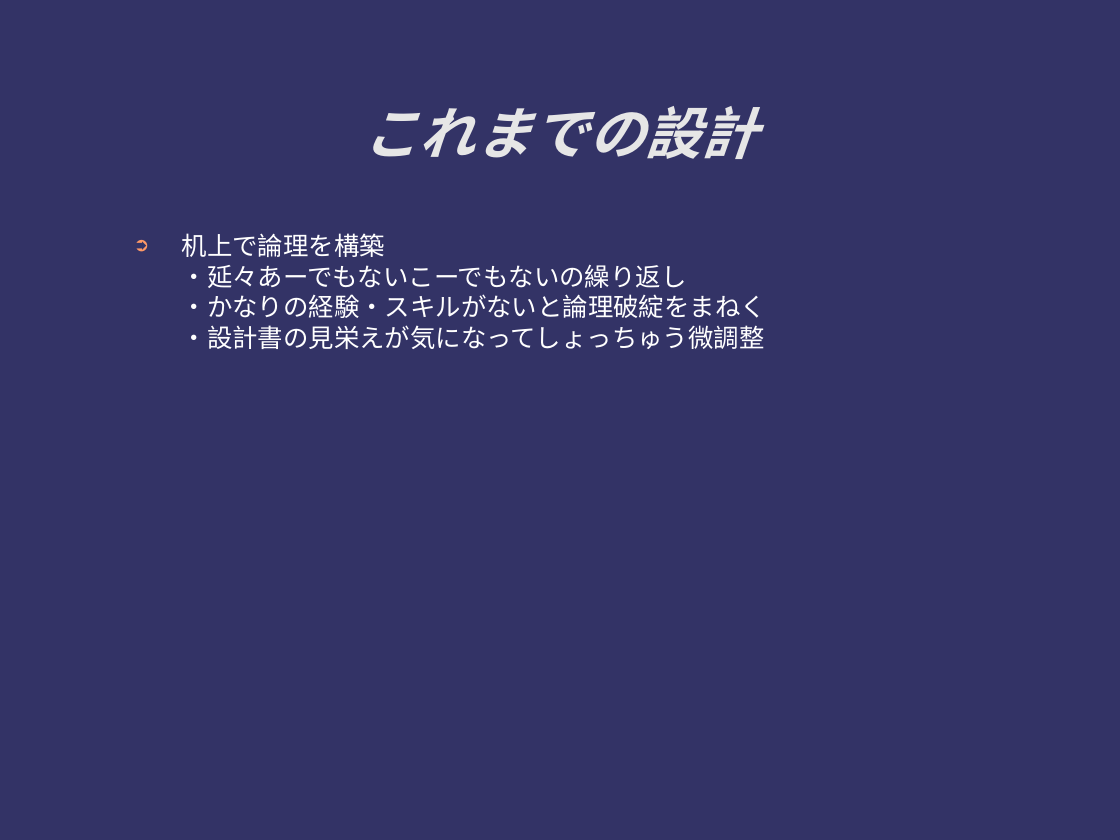
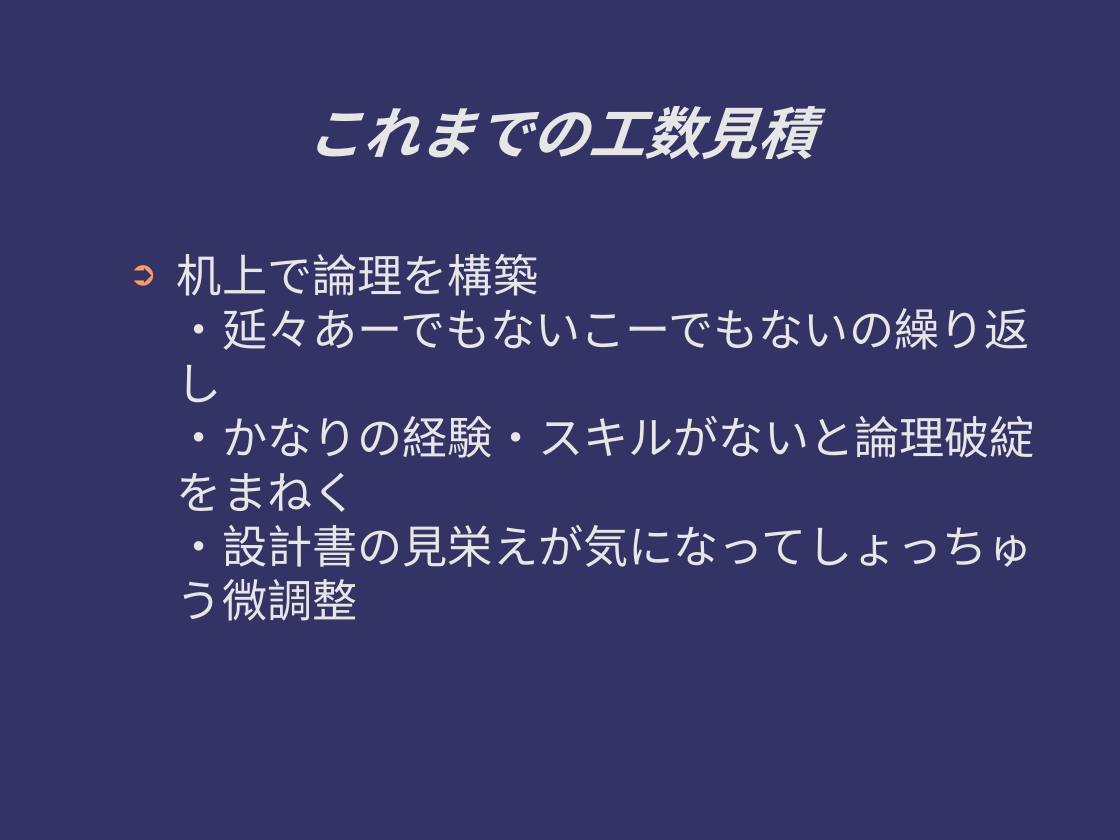
Before and after one commit to ichylinux/daddy, a slide deck: slide 5 of doc/concept.odp. Drawn at 1120x840 pixels with LibreOffice and Linux fonts; fonts in the diff are those of the drawing. Boxes give left, top, right and bottom in pixels: in the first picture for what was removed or moved away, otherwise in the second. Text is boxed around its words. In the diff, an @@ line names an element or a change of style, - is before the commit and + after.

```diff
--- a/doc/concept.odp
+++ b/doc/concept.odp
@@ title at (x1=306, y1=106, x2=813, y2=159): text changed @@
-これまでの設計
+これまでの工数見積
@@ text "机上で論理を構築 ・延々あーでもないこーでもないの繰り返し ・かなりの経験・スキルがないと論理破綻をまねく ・設計書の見 ..." moved from (x1=182, y1=233, x2=766, y2=349) to (x1=177, y1=254, x2=1035, y2=621) @@
@@ text "机上で論理を構築 ・延々あーでもないこーでもないの繰り返し ・かなりの経験・スキルがないと論理破綻をまねく ・設計書の見 ..." at (x1=177, y1=254, x2=1035, y2=621): size 18 to 32 pt, text colour #FFFFFF to #E6E6E6 @@
```
Also in this commit, not shown: 2 other slides changed, 6 slides added.
